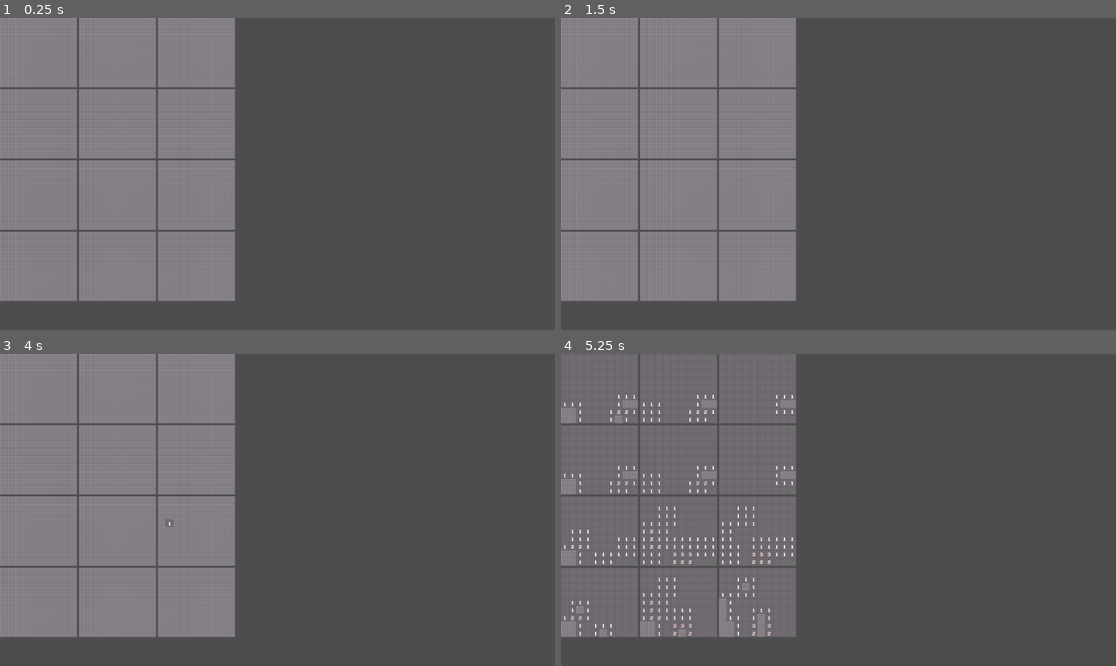
Above: before the commit, frames 1-4 (two rows, left to right).
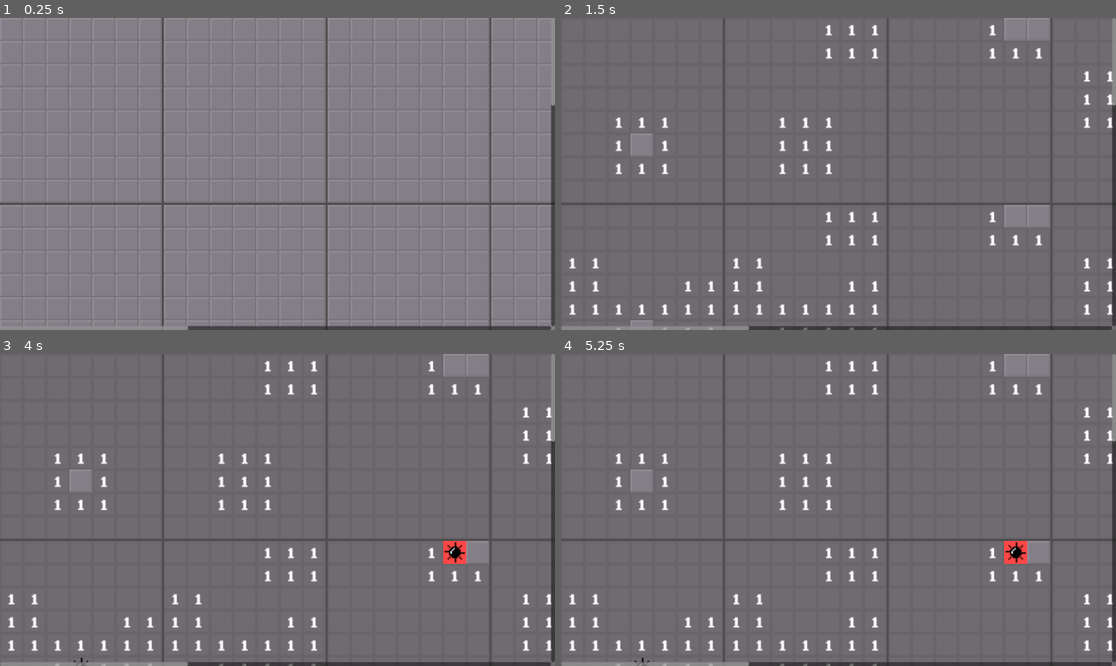
Above: after the commit, the same moments.

Repository: Salanmander/4D-minesweeper
Game: Godot game, scene res://Display/minesweeper.tscn
The game is run twice, just before and just after one commit, with the same random seed, the same clock (stepped at 60 frames per second) and the same inputs.
Inputs (mouse positions are in pixels of both pictures, inside the frame that each line leads up to):
- Up to frame 1 (0.25 s): no input
- Up to frame 2 (1.5 s): tap Enter at 0.5 s; move the mouse to (960, 158) at 0.52 s; click (960, 158) at 0.67 s; tap Space at 1.25 s; move the mouse to (727, 189) at 1.27 s; click (727, 189) at 1.42 s
- Up to frame 3 (4 s): tap Enter at 2, 3.5 s; move the mouse to (333, 441) at 2.02 s; click (333, 441) at 2.17 s; tap Space at 2.75 s; move the mouse to (249, 572) at 2.77 s; click (249, 572) at 2.92 s; move the mouse to (444, 556) at 3.52 s; click (444, 556) at 3.67 s
- Up to frame 4 (5.25 s): tap Space at 4.25 s; move the mouse to (672, 463) at 4.27 s; click (672, 463) at 4.42 s; move the mouse to (866, 510) at 5.02 s; click (866, 510) at 5.17 s

The runs differ from the first frame. In frame 1, 61% of the frame differs, in the area x 0-100%, y 0-100%; in frame 2, 74%; in frame 3, 74%; in frame 4, 63%.

Commit message:
Improved flood-fill, scroll-box, and flagging

Diff:
--- a/Display/layer_container.gd
+++ b/Display/layer_container.gd
@@ -13,7 +13,9 @@
 
 func resize():
 	var map_size = $LayerDisplay.get_used_rect().size
-	custom_minimum_size = map_size*$LayerDisplay.tile_set.tile_size
+	var scale_factor = Vector2($LayerDisplay.tile_set.tile_size) * $LayerDisplay.scale
+	custom_minimum_size = Vector2(map_size)*scale_factor
+
 
 func set_dimensions(width: int, height: int):
 	$LayerDisplay.set_dimensions(width, height)
--- a/Display/layer_display.gd
+++ b/Display/layer_display.gd
@@ -5,14 +5,17 @@
 
 var lost: bool
 
+var ATLAS_ID: int = 0
 
 var EMPTY_TILE: Vector2i = Vector2i(0, 0)
 var HIDDEN: Vector2i = Vector2i(1, 2)
+var FLAGGED: Vector2i = Vector2i(0, 2)
 var MINE_TILE: Vector2i = Vector2i(3, 2)
 var EXPLODED_MINE_TILE: Vector2i = Vector2i(2, 2)
 
 
 signal clicked(r: int, c: int)
+signal flag_changed(r: int, c: int, flagged: bool)
 
 # Called when the node enters the scene tree for the first time.
 func _ready() -> void:
@@ -24,17 +27,14 @@
 	self.cols = cols
 	for r in range(rows):
 		for c in range(cols):
-			var atlas_ID = 0
-			set_cell(Vector2i(c, r), atlas_ID, HIDDEN)
+			set_cell(Vector2i(c, r), ATLAS_ID, HIDDEN)
 			pass
 
 func exploded(r: int, c: int):
-	var atlas_ID = 0
-	set_cell(Vector2i(c, r), atlas_ID, EXPLODED_MINE_TILE)
+	set_cell(Vector2i(c, r), ATLAS_ID, EXPLODED_MINE_TILE)
 
 func mine_revealed(r: int, c: int):
-	var atlas_ID = 0
-	set_cell(Vector2i(c, r), atlas_ID, MINE_TILE)
+	set_cell(Vector2i(c, r), ATLAS_ID, MINE_TILE)
 
 func number_revealed(r: int, c: int, count: int):
 	var atlas_ID = 0
@@ -58,6 +58,14 @@
 	if not in_local_bounds(event.position):
 		return
 
+	if event.button_index == MOUSE_BUTTON_RIGHT:
+		right_button_click(event)
+	elif event.button_index == MOUSE_BUTTON_LEFT:
+		left_button_click(event)
+
+
+
+func left_button_click(event: InputEvent):
 	# Only responding to mouse-release events
 	if event.pressed:
 		return
@@ -66,6 +74,25 @@
 
 	# Emit in form r, c
 	clicked.emit(map_loc.y, map_loc.x)
+
+
+func right_button_click(event:InputEvent):
+	# Only responding to mouse-release events
+	if event.pressed:
+		return
+
+	var map_loc: Vector2i = local_to_map(event.position)
+
+	if get_cell_atlas_coords(map_loc) == FLAGGED:
+		set_cell(map_loc, ATLAS_ID, HIDDEN)
+		flag_changed.emit(map_loc.y, map_loc.x, true)
+	elif get_cell_atlas_coords(map_loc) == HIDDEN:
+		set_cell(map_loc, ATLAS_ID, FLAGGED)
+		flag_changed.emit(map_loc.y, map_loc.x, false)
+
+	pass
+
+
 
 func in_local_bounds(position: Vector2) -> bool:
 	var map_pos: Vector2i = local_to_map(position)
--- a/Display/layer_display.tscn
+++ b/Display/layer_display.tscn
@@ -40,5 +40,6 @@
 script = ExtResource("1_bcy1d")
 
 [node name="LayerDisplay" type="TileMapLayer" parent="."]
+scale = Vector2(3, 3)
 tile_set = SubResource("TileSet_dlnit")
 script = ExtResource("1_hovg4")
--- a/Display/minesweeper.gd
+++ b/Display/minesweeper.gd
@@ -1,4 +1,4 @@
-extends Node2D
+extends Control
 
 var big_rows: int
 var big_cols: int
@@ -10,22 +10,22 @@
 
 # Called when the node enters the scene tree for the first time.
 func _ready() -> void:
-	big_rows = 4
-	big_cols = 3
-	rows = 9
-	cols = 10
+	big_rows = 6
+	big_cols = 10
+	rows = 8
+	cols = 7
 	mine_board = Mine4D.new(big_rows, big_cols, rows, cols)
 	setup_grid_display()
-	mine_board.add_mines(10)
+	mine_board.add_mines(30)
 	mine_board.calc_all_adjacent()
 	pass # Replace with function body.
 
 func setup_grid_display():
-	$LayerGrid.columns = big_cols
+	get_node("Scroll/LayerGrid").columns = big_cols
 	for r in big_rows:
 		for c in big_cols:
 			var layer_display: Node = packed_layer_display.instantiate()
-			$LayerGrid.add_child(layer_display)
+			get_node("Scroll/LayerGrid").add_child(layer_display)
 			layer_display.set_big_location(r, c)
 			layer_display.set_dimensions(rows, cols)
 			mine_board.exploded.connect(layer_display.exploded)
--- a/Display/minesweeper.tscn
+++ b/Display/minesweeper.tscn
@@ -2,9 +2,23 @@
 
 [ext_resource type="Script" path="res://Display/minesweeper.gd" id="1_clao7"]
 
-[node name="Minesweeper" type="Node2D"]
+[node name="Minesweeper" type="Control"]
+layout_mode = 3
+anchors_preset = 15
+anchor_right = 1.0
+anchor_bottom = 1.0
+grow_horizontal = 2
+grow_vertical = 2
 script = ExtResource("1_clao7")
 
-[node name="LayerGrid" type="GridContainer" parent="."]
-offset_right = 40.0
-offset_bottom = 40.0
+[node name="Scroll" type="ScrollContainer" parent="."]
+layout_mode = 1
+anchors_preset = 15
+anchor_right = 1.0
+anchor_bottom = 1.0
+grow_horizontal = 2
+grow_vertical = 2
+mouse_filter = 0
+
+[node name="LayerGrid" type="GridContainer" parent="Scroll"]
+layout_mode = 2
--- a/State/mine_4d.gd
+++ b/State/mine_4d.gd
@@ -131,38 +131,63 @@
 
 
 func flood_open(big_r: int, big_c: int, r: int, c: int):
+
+	var start_time = Time.get_ticks_usec()
+	var queue: Array[Array] = []
+
+	# Reveal and emit before we add to the queue. The queue is for
+	# what things we should reveal the neighbors of
 	number_revealed.emit(big_r, big_c, r, c, grid[big_r][big_c][r][c].adjacent)
 	grid[big_r][big_c][r][c].revealed = true
 
-
 	if grid[big_r][big_c][r][c].adjacent != 0:
 		return
 
-	# If the number *was* zero, continue by recursively opening nearby things
-
-	var br_checks: Array[int] = []
-	var bc_checks: Array[int] = []
-	var r_checks: Array[int] = []
-	var c_checks: Array[int] = []
-	for off in [-1, 0, 1]:
-		if big_r + off >= 0 and big_r + off < big_rows:
-			br_checks.append(big_r + off)
-		if big_c + off >= 0 and big_c + off < big_cols:
-			bc_checks.append(big_c + off)
-		if r + off >= 0 and r + off < rows:
-			r_checks.append(r + off)
-		if c + off >= 0 and c + off < cols:
-			c_checks.append(c + off)
-		pass
-
-	# Recursive call for any not-yet-revealed adjacent squares
-	for ch_br in br_checks:
-		for ch_bc in bc_checks:
-			for ch_r in r_checks:
-				for ch_c in c_checks:
-					if (ch_br != big_r or ch_bc != big_c or ch_r != r or ch_c != c):
-						if not grid[ch_br][ch_bc][ch_r][ch_c].revealed:
-							flood_open(ch_br, ch_bc, ch_r, ch_c)
+	# If the number *was* zero, queue to reveal neighbors
+
+	queue.append([big_r, big_c, r, c])
+
+	var max_queue_size: int = queue.size()
+
+	while queue.size() > 0:
+		var coords: Array = queue.pop_front()
+		big_r = coords[0]
+		big_c = coords[1]
+		r = coords[2]
+		c = coords[3]
+
+		var br_checks: Array[int] = []
+		var bc_checks: Array[int] = []
+		var r_checks: Array[int] = []
+		var c_checks: Array[int] = []
+		for off in [-1, 0, 1]:
+			if big_r + off >= 0 and big_r + off < big_rows:
+				br_checks.append(big_r + off)
+			if big_c + off >= 0 and big_c + off < big_cols:
+				bc_checks.append(big_c + off)
+			if r + off >= 0 and r + off < rows:
+				r_checks.append(r + off)
+			if c + off >= 0 and c + off < cols:
+				c_checks.append(c + off)
+			pass
+
+		# Recursive call for any not-yet-revealed adjacent squares
+		for ch_br in br_checks:
+			for ch_bc in bc_checks:
+				for ch_r in r_checks:
+					for ch_c in c_checks:
+						if (ch_br != big_r or ch_bc != big_c or ch_r != r or ch_c != c):
+							if not grid[ch_br][ch_bc][ch_r][ch_c].revealed:
+								number_revealed.emit(ch_br, ch_bc, ch_r, ch_c, grid[ch_br][ch_bc][ch_r][ch_c].adjacent)
+								grid[ch_br][ch_bc][ch_r][ch_c].revealed = true
+								if(grid[ch_br][ch_bc][ch_r][ch_c].adjacent == 0):
+									queue.append([ch_br, ch_bc, ch_r, ch_c])
+
+		if queue.size() > max_queue_size:
+			max_queue_size = queue.size()
+
+	var end_time = Time.get_ticks_usec()
+	print((end_time - start_time)/1000)
 
 
 func explode(big_r: int, big_c: int, r: int, c: int):
Not shown, added: Display/flag_tiles.xcf
